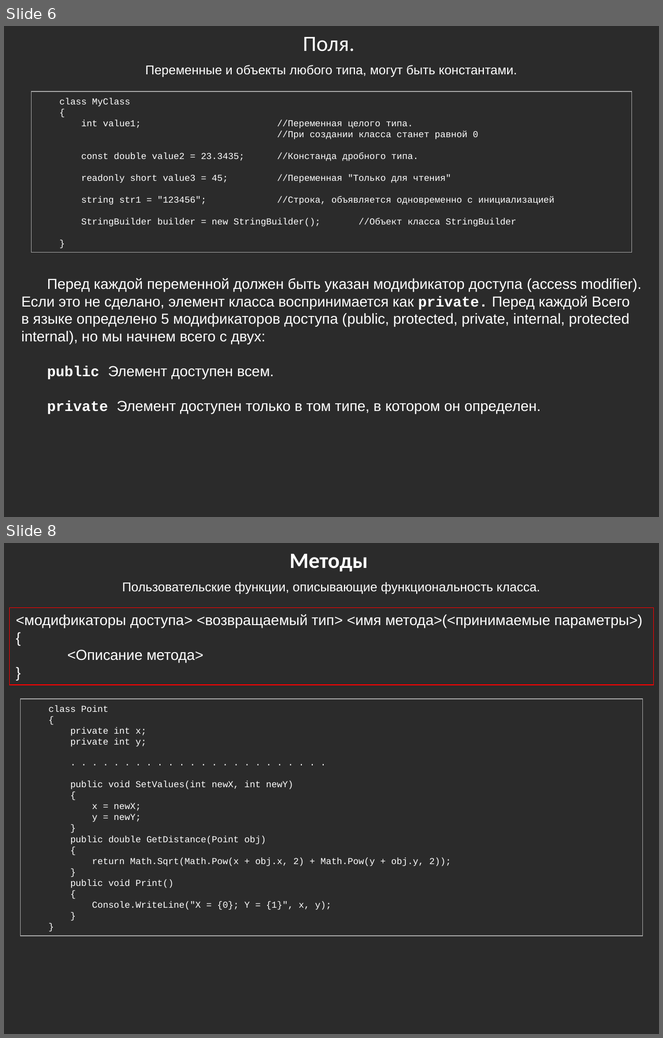
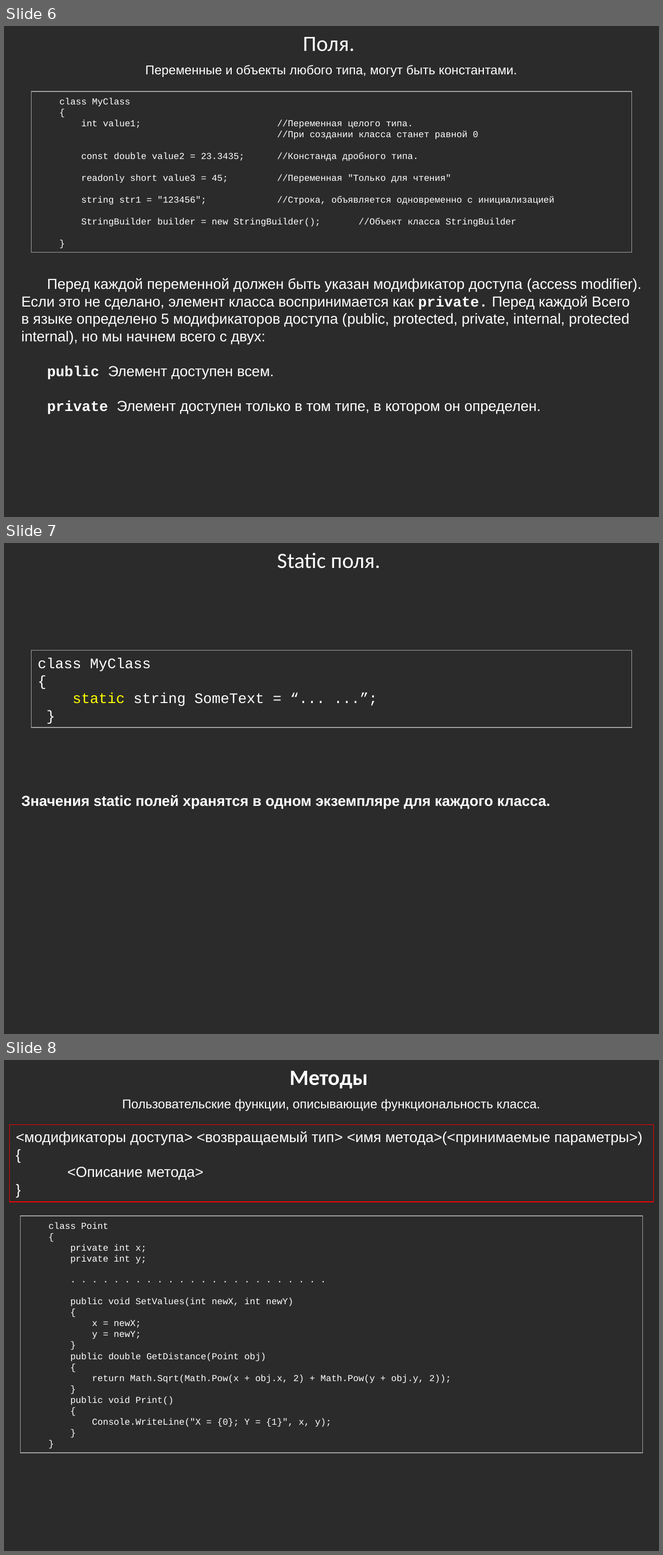
Before and after one commit to bazile/Training, a slide deck: Presentation/lesson-02-oop.pptx. Shown one above the other, each under a label of ours: slides 6 and 8 before the commit, slides 6, 7 and 8 after it; the slides between them are not shown. The pictures are 663x1038 and 663x1555 pixels, drawn with LibreOffice and Linux fonts; fonts in the diff are those of the drawing; background and template pictures are left out; a plain dark background stands for a picture behind light text. Boxes give left, top, right and bottom in pixels: in the first picture for what was removed or moved away, otherwise in the second. Text is boxed around its words. In the diff, an @@ line names an element or a change of style, - is before the commit and + after.

```diff
--- a/Presentation/lesson-02-oop.pptx
+++ b/Presentation/lesson-02-oop.pptx
@@ slide 7 added at (4,543,659,1034), background picture (left out) @@
@@ text added at (277,553,380,568), 24 pt, text #FFFFFF @@
+Static поля.
@@ rectangle added at (32,651,632,728), outline #A6A6A6 0.75 pt, 16 pt, text #FFFFFF @@
+class MyClass
+{
+static string SomeText = “... ...”;
+}
@@ text added at (21,795,551,809), 16 pt, text #FFFFFF, bold @@
+Значения static полей хранятся в одном экземпляре для каждого класса.
```
Also in this commit, not shown: 5 slides changed, 4 other slides added, 1 other file.
